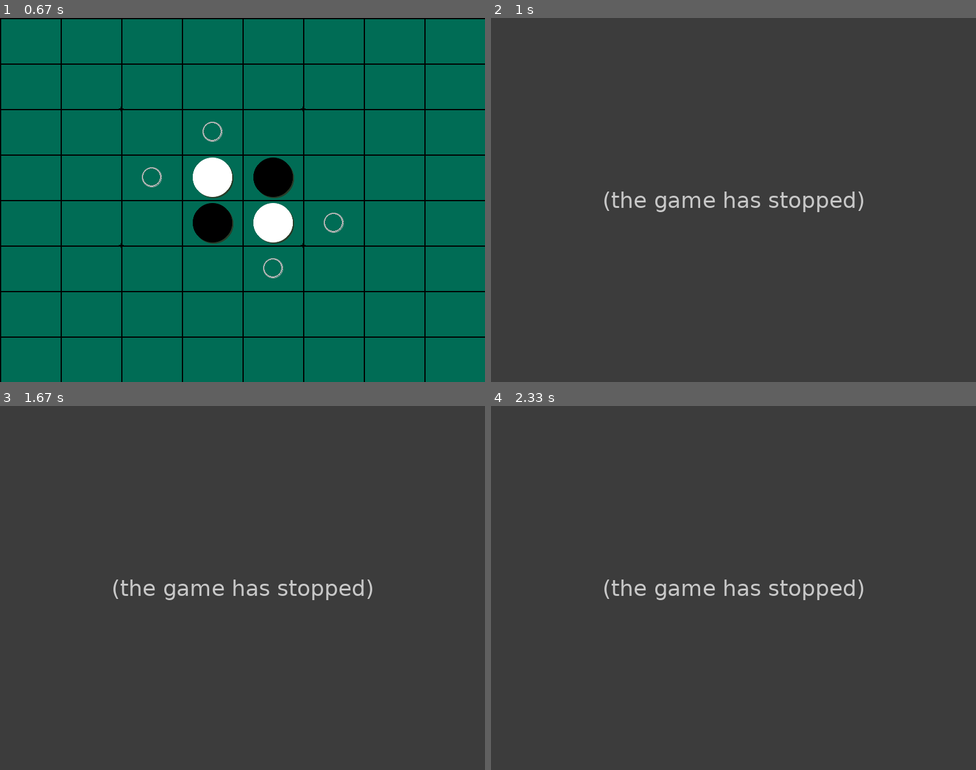
Above: before the commit, frames 1-4 (two rows, left to right).
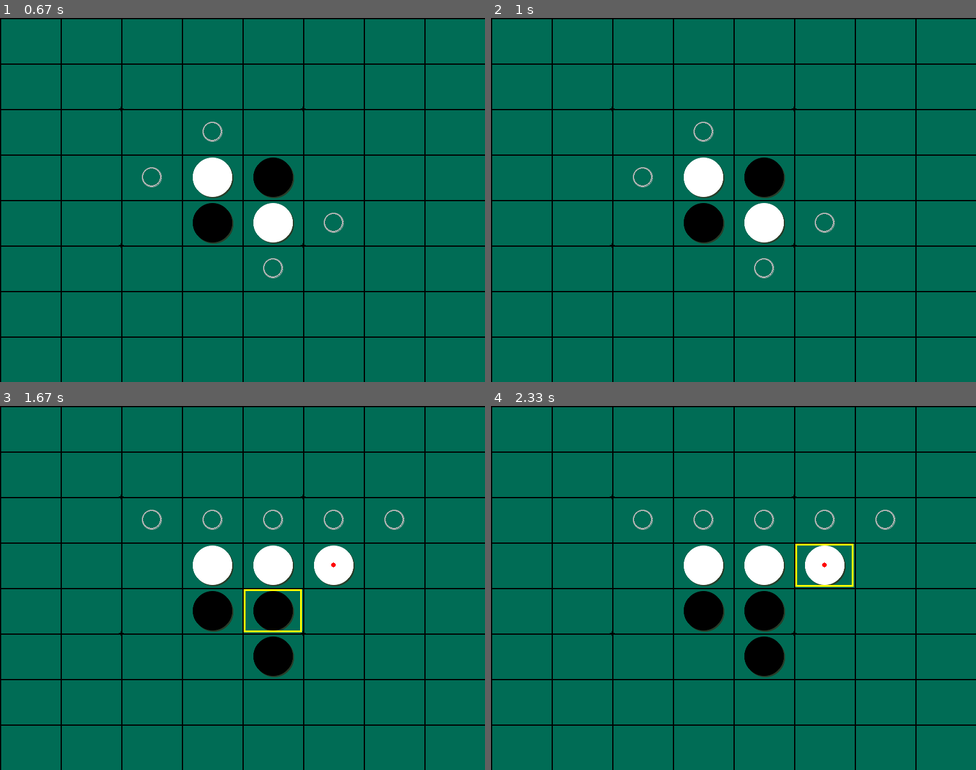
Above: after the commit, the same moments.

Repository: lookee/Reversi42
Game: pygame game, started from src/reversi42.py
Two runs of this game, one before a commit and one after it. Both use one fixed random seed, a clock stepped at 60 frames per second and the inputs below.
Inputs (mouse positions are in pixels of both pictures, inside the frame that each line leads up to):
- Up to frame 1 (0.67 s): click "Start Game" at 0.38 s
- Up to frame 2 (1 s): click (714, 214) at 0.72 s
- Up to frame 3 (1.67 s): click (291, 668) at 1.05 s; tap C at 1.33 s
- Up to frame 4 (2.33 s): hold Up 1.67-2.13 s; hold Right from 2.17 s (still down)

Frame 1 is identical in both runs. In frame 2, 100% of the frame differs, in the area x 0-100%, y 0-100%; in frame 3, 100%; in frame 4, 100%.
Before the commit the program exited at 0.73 s; later frames show no game.

Commit message:
improved strategy speed, single click response, gui resisable

Diff:
--- a/src/AI/Strategy.py
+++ b/src/AI/Strategy.py
@@ -19,6 +19,7 @@
 from Reversi.Game import Game
 from Reversi.Game import Move
 import time
+import sys
 
 INFINITY = 10000
 
@@ -60,17 +61,47 @@
             [ 0, 1, 8, 7, 6, 6, 7, 8, 1 ],
         ]
 
+        # Transposition table for caching positions
+        self.transposition_table = {}
+
+        # Move ordering cache
+        self.move_cache = {}
+
+        # Corner positions (highest priority)
+        self.corners = [(1,1), (1,8), (8,1), (8,8)]
+
+        # Edge positions (medium priority)
+        self.edges = [(1,2), (1,3), (1,4), (1,5), (1,6), (1,7),
+                      (2,1), (3,1), (4,1), (5,1), (6,1), (7,1),
+                      (2,8), (3,8), (4,8), (5,8), (6,8), (7,8),
+                      (8,2), (8,3), (8,4), (8,5), (8,6), (8,7)]
+
+    def get_position_hash(self, game):
+        """Generate a hash for the current position"""
+        return hash(game.export_str() + str(game.get_turn()))
+
     def alfabeta(self, game, depth, alfa, beta):
-
-        # best value
-        best_value = -INFINITY
 
         # nodes counter
         self.nodes += 1
 
-        # check win
+        # Check transposition table
+        position_hash = self.get_position_hash(game)
+        if position_hash in self.transposition_table:
+            stored_depth, stored_value, stored_type = self.transposition_table[position_hash]
+            if stored_depth >= depth:
+                if stored_type == 'exact':
+                    return stored_value
+                elif stored_type == 'lower' and stored_value >= beta:
+                    return stored_value
+                elif stored_type == 'upper' and stored_value <= alfa:
+                    return stored_value
+
+        # check win/loss
         if game.check_lost():
             return -INFINITY
+        if game.check_win():
+            return INFINITY
 
         # evaluate position
         if (depth == 0):
@@ -81,43 +112,93 @@
 
         # handle no move
         if (len(move_list) == 0):
-        # pass turn
             game.pass_turn()
             value = -self.alfabeta(game, depth-1, -beta, -alfa)
             game.undo_move()
             return value
 
-        # sort move list with a weighted matrix
-        move_list_sorted =  [];
-        for move in move_list:
-            move_list_sorted.append((self.priority[move.y][move.x], move))
-
-        move_list_sorted = sorted(move_list_sorted, key=lambda row: row[0], reverse=False)
+        # Enhanced move ordering
+        move_list_sorted = self.order_moves(move_list, game)
+
+        best_value = -INFINITY
+        best_move = None
+        original_alfa = alfa
 
         # deep explore all available moves
-        for m in (move_list_sorted):
-            v, move = m
-
+        for move in move_list_sorted:
             game.move(move)
             value = -self.alfabeta(game, depth-1, -beta, -alfa)
             game.undo_move()
 
             if value > best_value:
                 best_value = value
+                best_move = move
 
             if value > alfa:
                 alfa = value
 
             if alfa >= beta:
                 self.pruning += 1
-                break
+                # Store in transposition table
+                self.transposition_table[position_hash] = (depth, beta, 'lower')
+                return beta
+
+        # Store in transposition table
+        if best_value <= original_alfa:
+            self.transposition_table[position_hash] = (depth, best_value, 'upper')
+        elif best_value >= beta:
+            self.transposition_table[position_hash] = (depth, best_value, 'lower')
+        else:
+            self.transposition_table[position_hash] = (depth, best_value, 'exact')
 
         return best_value
+
+    def order_moves(self, move_list, game):
+        """Enhanced move ordering for better alpha-beta pruning"""
+        move_scores = []
+
+        for move in move_list:
+            score = 0
+
+            # Corner moves (highest priority)
+            if (move.x, move.y) in self.corners:
+                score += 1000
+
+            # Edge moves (medium priority)
+            elif (move.x, move.y) in self.edges:
+                score += 100
+
+            # Priority matrix
+            score += self.priority[move.y][move.x]
+
+            # Mobility bonus (more moves after this move = better)
+            game.move(move)
+            mobility = len(game.get_move_list())
+            game.undo_move()
+            score += mobility * 10
+
+            # Stability bonus (pieces that won't be flipped)
+            stability = self.calculate_stability(move, game)
+            score += stability * 5
+
+            move_scores.append((score, move))
+
+        # Sort by score (higher is better)
+        move_scores.sort(key=lambda x: x[0], reverse=True)
+        return [move for score, move in move_scores]
+
+    def calculate_stability(self, move, game):
+        """Calculate how stable a move is (pieces that won't be flipped)"""
+        # This is a simplified stability calculation
+        # In a full implementation, you'd analyze which pieces become stable
+        return 0  # Placeholder for now
 
     def get_best_move(self, game, depth):
 
         self.nodes = 0
         self.pruning = 0
+        # Clear transposition table for new search
+        self.transposition_table.clear()
 
         time_start = time.perf_counter()
 
@@ -131,12 +212,8 @@
         if (len(move_list) == 0):
             return None
 
-        # sort move list with a weighted matrix
-        move_list_sorted =  [];
-        for move in move_list:
-            move_list_sorted.append((self.priority[move.y][move.x], move))
-
-        move_list_sorted = sorted(move_list_sorted, key=lambda row: row[0], reverse=False)
+        # Enhanced move ordering
+        move_list_sorted = self.order_moves(move_list, game)
 
         # Print header for statistics
         print("\n" + "="*80)
@@ -148,8 +225,7 @@
         move_count = 0
 
         # deep explore all available moves
-        for m in (move_list_sorted):
-            v, move = m
+        for move in move_list_sorted:
             game.move(move)
             value = -self.alfabeta(game, depth-1, -INFINITY, -best_value)
             game.undo_move()
--- a/src/Board/BoardControl.py
+++ b/src/Board/BoardControl.py
@@ -52,6 +52,9 @@
         for event in pygame.event.get():
             if event.type == QUIT:
                 self.should_exit = True
+            elif event.type == pygame.VIDEORESIZE:
+                # Handle window resize
+                self.view.resize(event.w, event.h)
             elif event.type == KEYDOWN:
                 if event.key == pygame.K_ESCAPE or event.key == pygame.K_q:
                     self.should_exit = True
@@ -60,8 +63,10 @@
 
         if event.type == QUIT:
             self.triggerEnd()
-
-        if event.type == MOUSEBUTTONDOWN:
+        elif event.type == pygame.VIDEORESIZE:
+            # Handle window resize
+            self.view.resize(event.w, event.h)
+        elif event.type == MOUSEBUTTONDOWN:
             self.handleMouseButtonEvents(event)
 
         if event.type == KEYUP:
@@ -116,12 +121,13 @@
 
         if bx in range(self.sizex) and by in range(self.sizey):
 
-            if event.button == 1:
-                self.waitInput = False;
+            if event.button == 1:  # Left click
+                print(f"Mouse click at ({bx}, {by})")
                 self.bx = bx
                 self.by = by
                 # Update cursor position when clicking
                 self.view.setCursor(bx, by)
+                # Don't set waitInput = False here, let HumanPlayer handle validation
 
     def renderModel(self):
 
--- a/src/Board/BoardView.py
+++ b/src/Board/BoardView.py
@@ -45,11 +45,12 @@
         self.blackMoveColor     = (180,     180,    180)   # Darker gray for black possible moves
         self.cursorColor        = (255,     255,      0)   # Yellow for cursor highlight
 
-        self.stepx = self.width // self.sizex
-        self.stepy = self.heigth // self.sizey
-
-        self.marginx = (self.width % self.sizex) // 2
-        self.marginy = (self.heigth % self.sizey) // 2
+        # Minimum window size
+        self.min_width = 400
+        self.min_height = 300
+
+        # Calculate dynamic dimensions
+        self.calculateDimensions()
 
         # Track last move position for red dot indicator
         self.lastMoveX = None
@@ -60,6 +61,32 @@
         self.cursorY = 0
 
         self.__init_screen()
+        self.__init_grid()
+        self.update(False)
+
+    def calculateDimensions(self):
+        """Calculate dynamic dimensions based on current window size"""
+        # Calculate cell size to fit the board
+        self.stepx = self.width // self.sizex
+        self.stepy = self.heigth // self.sizey
+
+        # Calculate margins to center the board
+        self.marginx = (self.width % self.sizex) // 2
+        self.marginy = (self.heigth % self.sizey) // 2
+
+    def resize(self, new_width, new_height):
+        """Handle window resize"""
+        # Ensure minimum size
+        self.width = max(new_width, self.min_width)
+        self.heigth = max(new_height, self.min_height)
+
+        # Recalculate dimensions
+        self.calculateDimensions()
+
+        # Resize the screen
+        self.screen = pygame.display.set_mode((self.width, self.heigth), pygame.RESIZABLE)
+
+        # Redraw everything
         self.__init_grid()
         self.update(False)
 
@@ -96,7 +123,7 @@
     def __init_screen(self):
         pygame.init()
 
-        self.screen = pygame.display.set_mode((self.width,self.heigth), 0, 32)
+        self.screen = pygame.display.set_mode((self.width,self.heigth), pygame.RESIZABLE, 32)
         pygame.display.set_caption(self.caption)
 
         self.screen.fill(self.bgColor)
